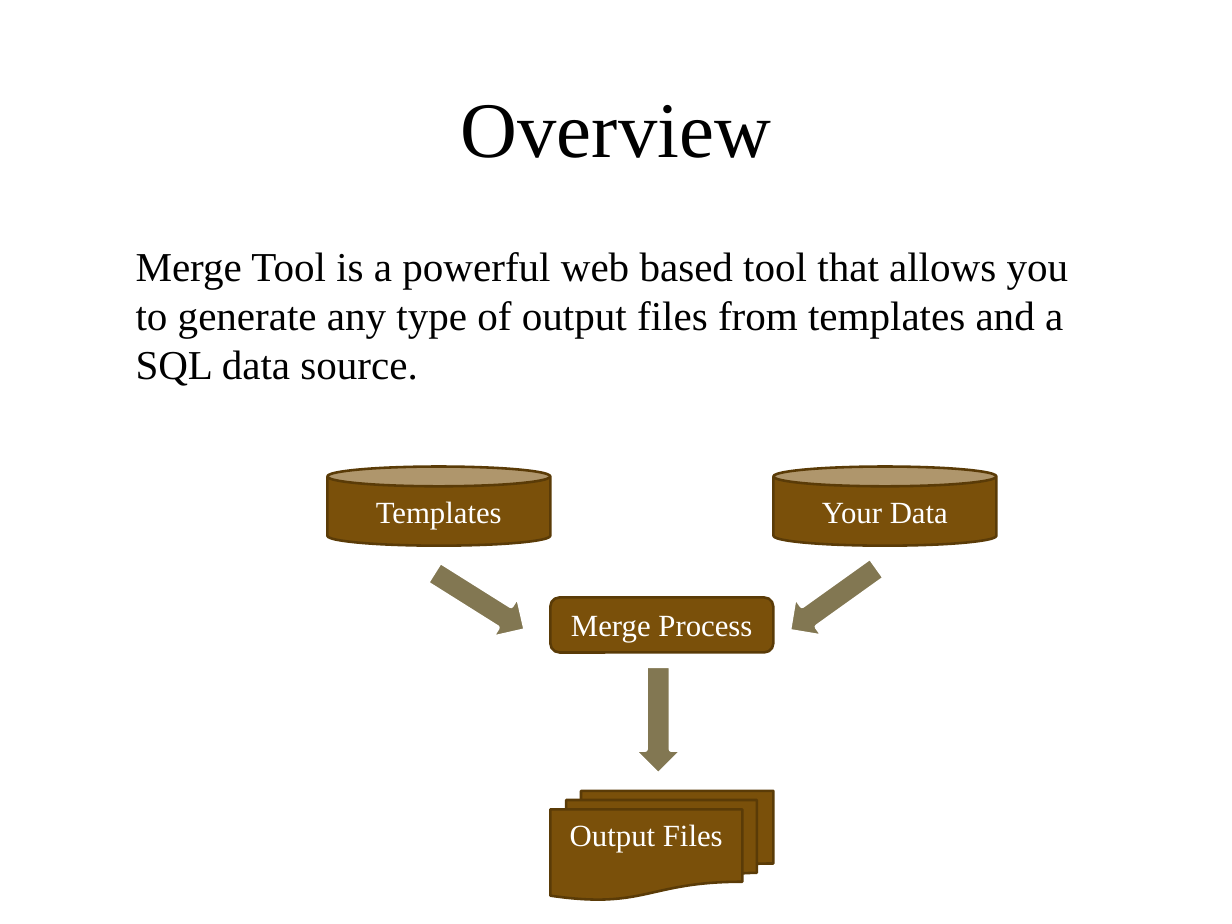
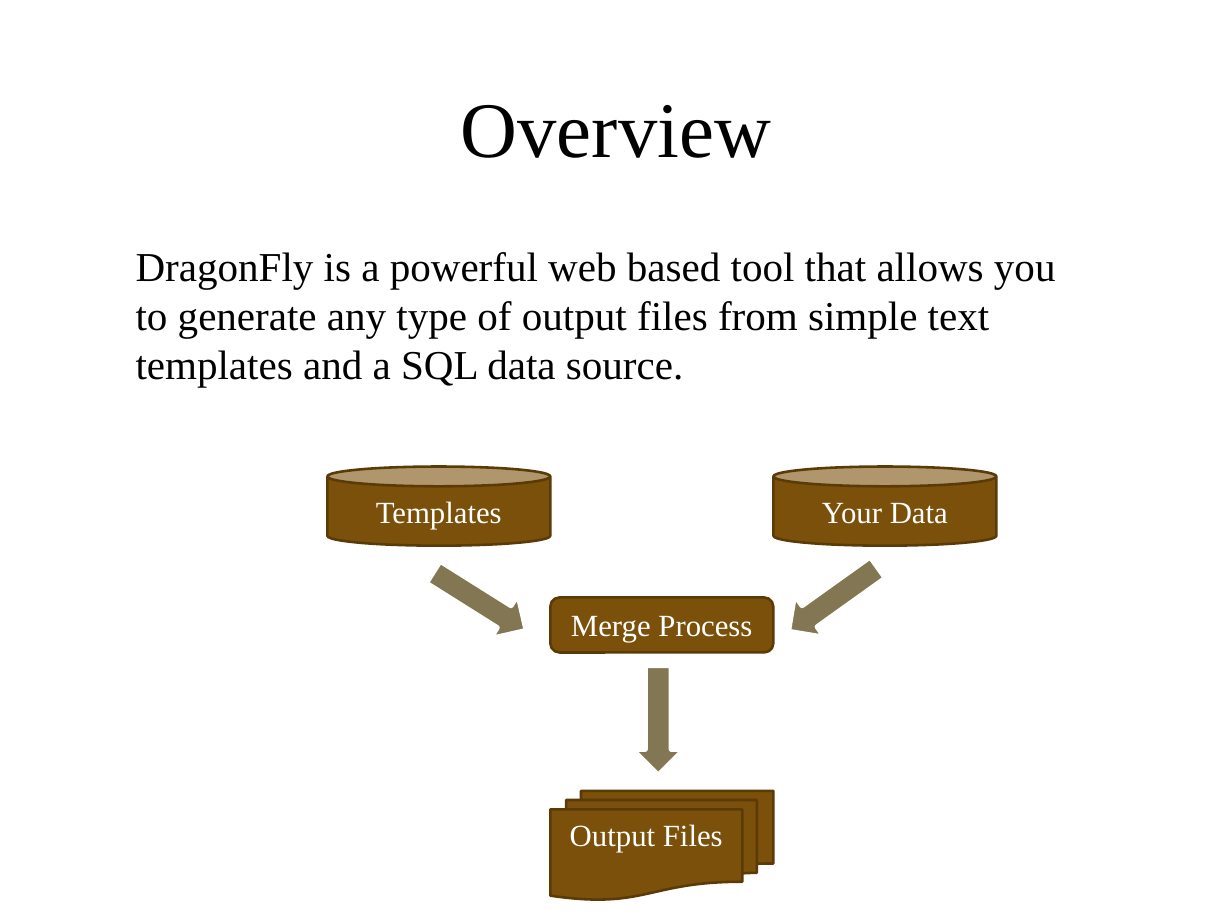
Before and after one commit to FlatBallFlyer/IBM-Data-Merge-Utility, a slide deck: slide 2 of WebContent/MergeTools.pptx. Drawn at 1232x924 pixels with LibreOffice and Linux fonts; fonts in the diff are those of the drawing; background and template pictures are left out. Boxes give left, top, right and bottom in pixels: in the first picture for what was removed or moved away, otherwise in the second. Text is boxed around its words. In the diff, an @@ line names an element or a change of style, - is before the commit and + after.

```diff
--- a/WebContent/MergeTools.pptx
+++ b/WebContent/MergeTools.pptx
@@ text at bbox=[136, 252, 1056, 387]: text changed @@
-Merge Tool is a powerful web based tool that allows you to generate any type of output files from templates and a SQL data source.
+DragonFly is a powerful web based tool that allows you to generate any type of output files from simple text templates and a SQL data source.
```
Also in this commit, not shown: 3 other slides changed, 32 other files.
